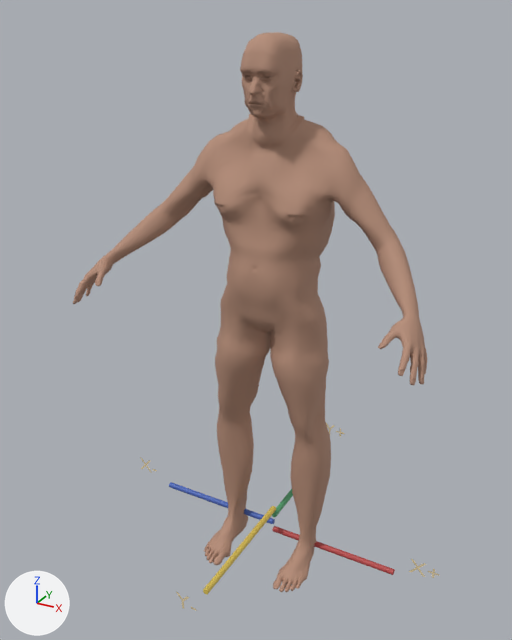
An edit to the Blender file Tools/modelgen/source/vern_mpfb_body_diagnostic.blend, drawn before and after from the same camera.
The view is the same before and after, from a 50 mm lens placed at (0.93, -1.822, 1.765), pointed at (-0.058, -0.027, 0.868). The lights are fixed; the arrows at lower left show +X, +Y and +Z. The older version comes first. Shape keys are drawn at the values saved in each file.

Names of what the first picture shows: '+X RIGHT marker', '-Y marker', 'MPFB_Male_Diagnostic_Body' and 6 more.
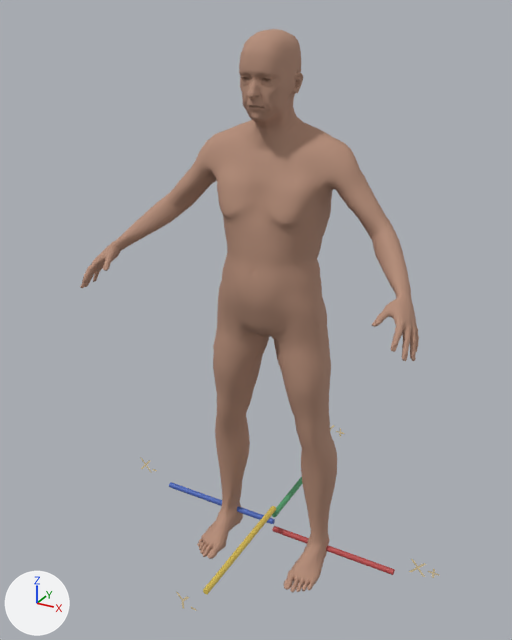
Location of each change, (x1, y1, x2, y2) in pixels of the pictures (512 x 640 px):
'MPFB_Male_Diagnostic_Body', reshaped
    before: (73, 32, 427, 592)
    after: (80, 29, 419, 593)

What changed in the scene script:
```text
Change key_0_md__as__fe__yn:
    where key_0_md__as__fe__yn = bpy.data.objects['MPFB_Male_Diagnostic_Body'].data.shape_keys.key_blocks['$md-$as-$fe-$yn']
    key_0_md__as__fe__yn.value: 0.17 -> 0.0
Change key_1_md__as__ma__yn:
    where key_1_md__as__ma__yn = bpy.data.objects['MPFB_Male_Diagnostic_Body'].data.shape_keys.key_blocks['$md-$as-$ma-$yn']
    key_1_md__as__ma__yn.value: 0.17 -> 0.0
Change key_2_md__ca__fe__yn:
    where key_2_md__ca__fe__yn = bpy.data.objects['MPFB_Male_Diagnostic_Body'].data.shape_keys.key_blocks['$md-$ca-$fe-$yn']
    key_2_md__ca__fe__yn.value: 0.17 -> 0.0
Change key_3_md__ca__ma__yn:
    where key_3_md__ca__ma__yn = bpy.data.objects['MPFB_Male_Diagnostic_Body'].data.shape_keys.key_blocks['$md-$ca-$ma-$yn']
    key_3_md__ca__ma__yn.value: 0.17 -> 0.0
Change key_4_md__af__fe__yn:
    where key_4_md__af__fe__yn = bpy.data.objects['MPFB_Male_Diagnostic_Body'].data.shape_keys.key_blocks['$md-$af-$fe-$yn']
    key_4_md__af__fe__yn.value: 0.17 -> 0.0
Change key_5_md__af__ma__yn:
    where key_5_md__af__ma__yn = bpy.data.objects['MPFB_Male_Diagnostic_Body'].data.shape_keys.key_blocks['$md-$af-$ma-$yn']
    key_5_md__af__ma__yn.value: 0.17 -> 0.0
Change key_6_md_universal__fe__yn__av_mu__av_wg:
    where key_6_md_universal__fe__yn__av_mu__av_wg = bpy.data.objects['MPFB_Male_Diagnostic_Body'].data.shape_keys.key_blocks['$md-universal-$fe-$yn-$av$mu-$av$wg']
    key_6_md_universal__fe__yn__av_mu__av_wg.value: 0.5 -> 0.0
Change key_7_md_universal__ma__yn__av_mu__av_wg:
    where key_7_md_universal__ma__yn__av_mu__av_wg = bpy.data.objects['MPFB_Male_Diagnostic_Body'].data.shape_keys.key_blocks['$md-universal-$ma-$yn-$av$mu-$av$wg']
    key_7_md_universal__ma__yn__av_mu__av_wg.value: 0.5 -> 0.0
Change key_8_md__fe__yn__av_mu__av_wg__avcup_max_fi:
    where key_8_md__fe__yn__av_mu__av_wg__avcup_max_fi = bpy.data.objects['MPFB_Male_Diagnostic_Body'].data.shape_keys.key_blocks['$md-$fe-$yn-$av$mu-$av$wg-$avcup-max$fi']
    key_8_md__fe__yn__av_mu__av_wg__avcup_max_fi.value: 0.09 -> 0.0
Change key_9_md__fe__yn__av_mu__av_wg_maxcup__av_fi:
    where key_9_md__fe__yn__av_mu__av_wg_maxcup__av_fi = bpy.data.objects['MPFB_Male_Diagnostic_Body'].data.shape_keys.key_blocks['$md-$fe-$yn-$av$mu-$av$wg-maxcup-$av$fi']
    key_9_md__fe__yn__av_mu__av_wg_maxcup__av_fi.value: 0.09 -> 0.0
```
